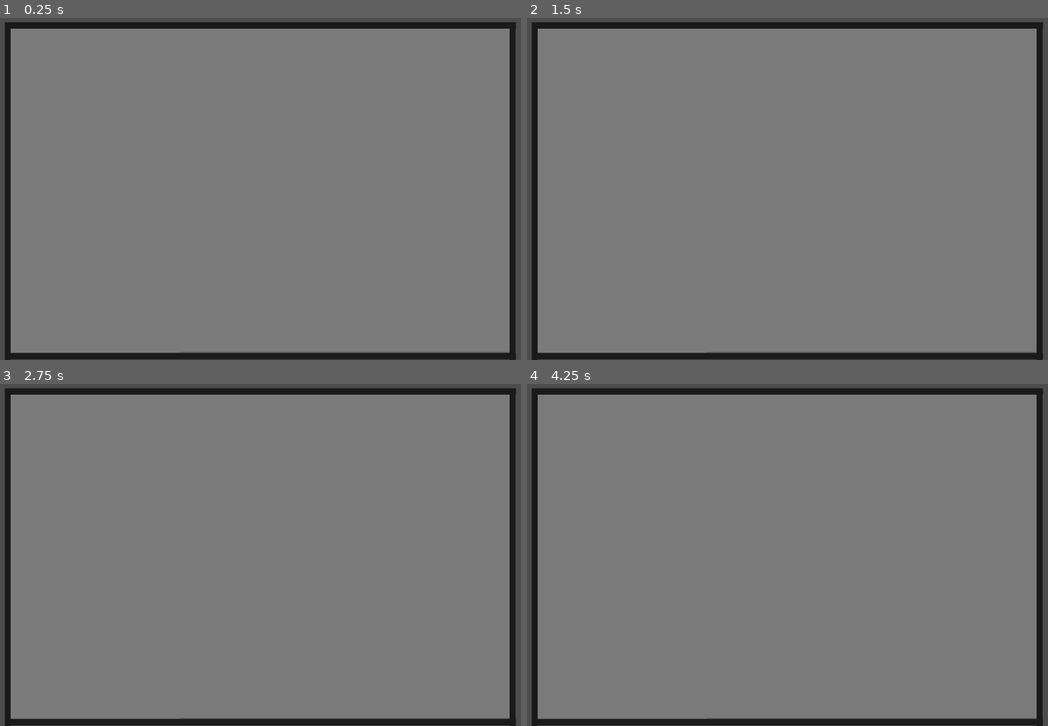
Above: before the commit, frames 1-4 (two rows, left to right).
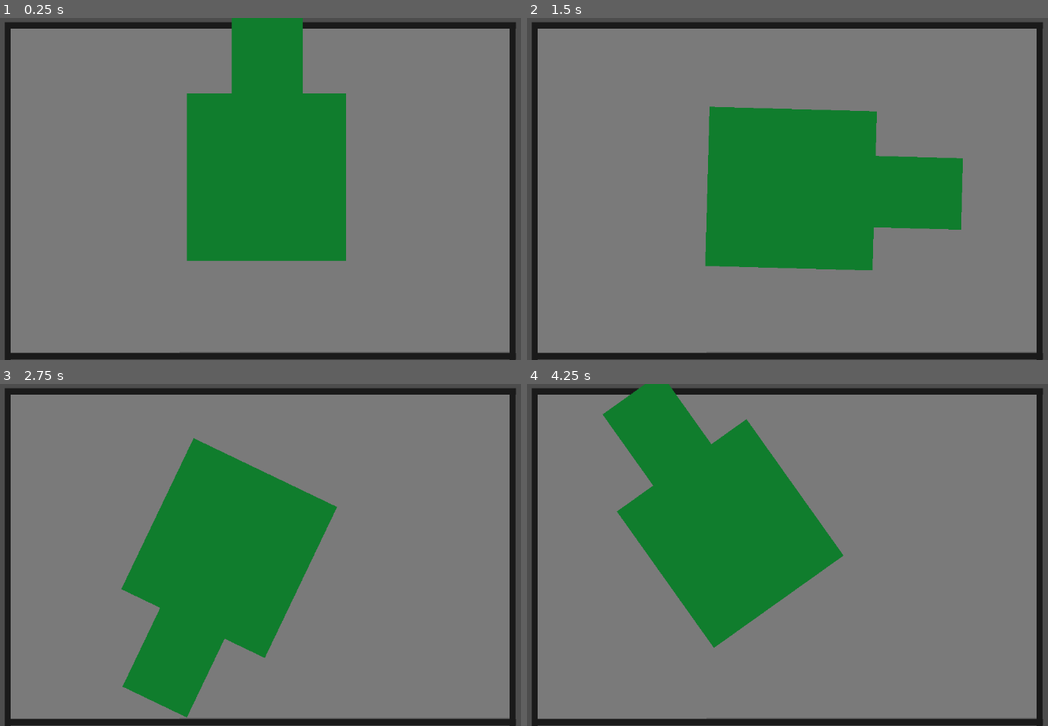
Above: after the commit, the same moments.

Repository: stefanlple/Tankman
Game: Godot game, scene res://base.tscn
Same seed, same stepped clock (60 frames per second), same inputs: the game is played once before the commit and once after it.
Inputs:
- Up to frame 1 (0.25 s): no input
- Up to frame 2 (1.5 s): tap Enter at 0.5 s; hold Right (ui_right) 0.53-1.28 s; hold Down (ui_down) from 1.28 s (still down)
- Up to frame 3 (2.75 s): release Down (ui_down) at 2.03 s; hold Right (ui_right) from 2.03 s (still down)
- Up to frame 4 (4.25 s): release Right (ui_right) at 2.78 s; hold Up (ui_up) 2.78-3.53 s; hold Left (ui_left) from 3.53 s (still down)

The runs differ from the first frame. In frame 1, 18% of the frame differs, in the area x 35-67%, y 0-72%; in frame 2, 19%, in the area x 34-84%, y 25-74%; in frame 3, 19%; in frame 4, 18%.

Commit message:
First Try

Diff:
--- /dev/null
+++ b/Tank.gd
@@ -0,0 +1,11 @@
+extends Node
+
+
+# Called when the node enters the scene tree for the first time.
+func _ready():
+	pass # Replace with function body.
+
+
+# Called every frame. 'delta' is the elapsed time since the previous frame.
+func _process(delta):
+	pass
--- /dev/null
+++ b/TankControl.gd
@@ -0,0 +1,22 @@
+extends RigidBody2D
+
+
+# Called when the node enters the scene tree for the first time.
+var thrust = Vector2(0, -250)
+var torque = 20000
+
+func _integrate_forces(state):
+	if Input.is_action_pressed("ui_up"):
+		state.apply_force(thrust.rotated(rotation))
+	else:
+		linear_velocity = Vector2(0,0)
+	if Input.is_action_pressed("ui_down"):
+		state.apply_force(-thrust.rotated(rotation))
+	else:
+		linear_velocity = Vector2(0,0)
+	var rotation_direction = 0
+	if Input.is_action_pressed("ui_right"):
+		rotation_direction += 1
+	if Input.is_action_pressed("ui_left"):
+		rotation_direction -= 1
+	state.apply_torque(rotation_direction * torque)
--- a/base.tscn
+++ b/base.tscn
@@ -1,7 +1,9 @@
-[gd_scene load_steps=7 format=3 uid="uid://c7g0a83n5hp48"]
+[gd_scene load_steps=10 format=3 uid="uid://c7g0a83n5hp48"]
 
 [ext_resource type="Texture2D" uid="uid://bel38g2o6k6q1" path="res://pixil-frame-0.png" id="1_nc2hw"]
 [ext_resource type="Texture2D" uid="uid://dvl6yj3j3ea2x" path="res://pixil-frame-0 (1).png" id="2_17fh0"]
+[ext_resource type="Texture2D" uid="uid://cm24tom568rvg" path="res://pixil-frame-0 (2).png" id="3_3bgd5"]
+[ext_resource type="Script" path="res://TankControl.gd" id="4_58m1m"]
 
 [sub_resource type="RectangleShape2D" id="RectangleShape2D_ajqe5"]
 size = Vector2(1597.12, 1703.31)
@@ -14,6 +16,9 @@
 
 [sub_resource type="RectangleShape2D" id="RectangleShape2D_o0m36"]
 size = Vector2(1597.12, 1703.31)
+
+[sub_resource type="RectangleShape2D" id="RectangleShape2D_rvn7c"]
+size = Vector2(1495.07, 1565.52)
 
 [node name="Base" type="Node2D"]
 
@@ -100,3 +105,31 @@
 [node name="CollisionShape2D" type="CollisionShape2D" parent="Walls/Wall"]
 position = Vector2(5.01221, -56.7769)
 shape = SubResource("RectangleShape2D_o0m36")
+
+[node name="RigidBody2D" type="RigidBody2D" parent="."]
+z_as_relative = false
+position = Vector2(2388, 1589)
+scale = Vector2(0.1525, 0.145)
+mass = 0.01
+gravity_scale = 0.0
+can_sleep = false
+script = ExtResource("4_58m1m")
+
+[node name="Pixil-frame-0(2)" type="Sprite2D" parent="RigidBody2D"]
+z_index = 2
+y_sort_enabled = true
+position = Vector2(39.3442, -117.242)
+scale = Vector2(0.942624, 0.991373)
+texture = ExtResource("3_3bgd5")
+
+[node name="Pixil-frame-0(2)" type="Sprite2D" parent="RigidBody2D/Pixil-frame-0(2)"]
+z_index = 2
+y_sort_enabled = true
+position = Vector2(6.96094, -1064.35)
+scale = Vector2(-0.448679, 0.713111)
+texture = ExtResource("3_3bgd5")
+
+[node name="CollisionShape2D" type="CollisionShape2D" parent="RigidBody2D"]
+position = Vector2(19.6768, -44.8291)
+scale = Vector2(1, 1)
+shape = SubResource("RectangleShape2D_rvn7c")
Binary file added: pixil-frame-0 (2).png
Not shown, added: pixil-frame-0 (2).png.import
